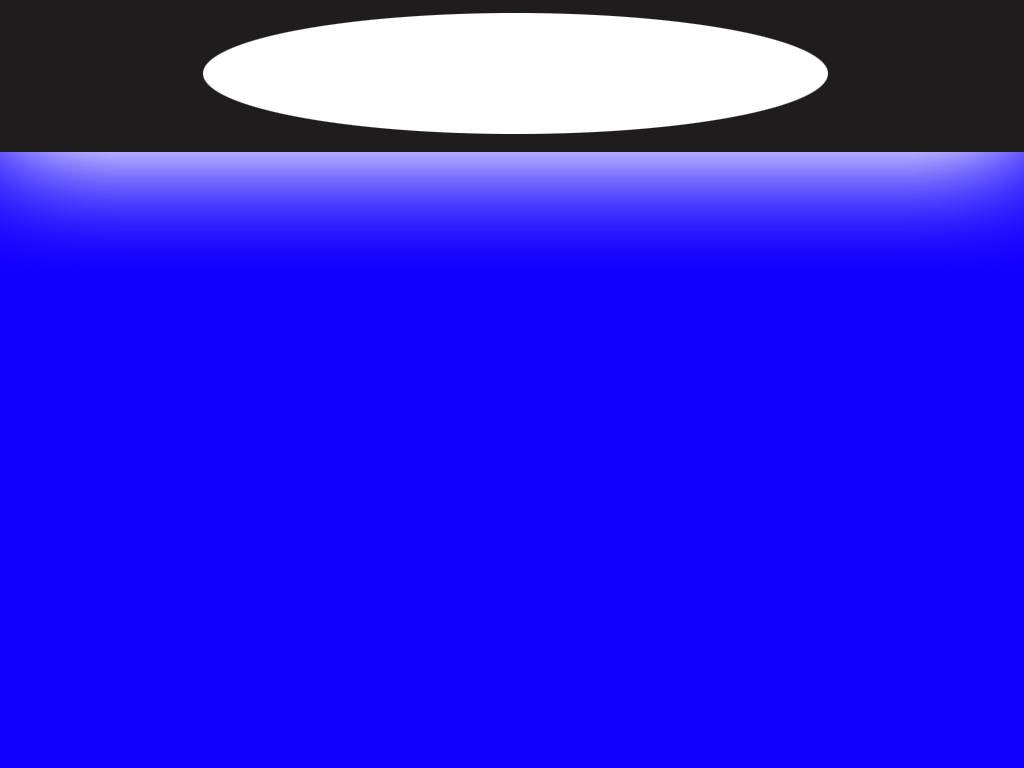
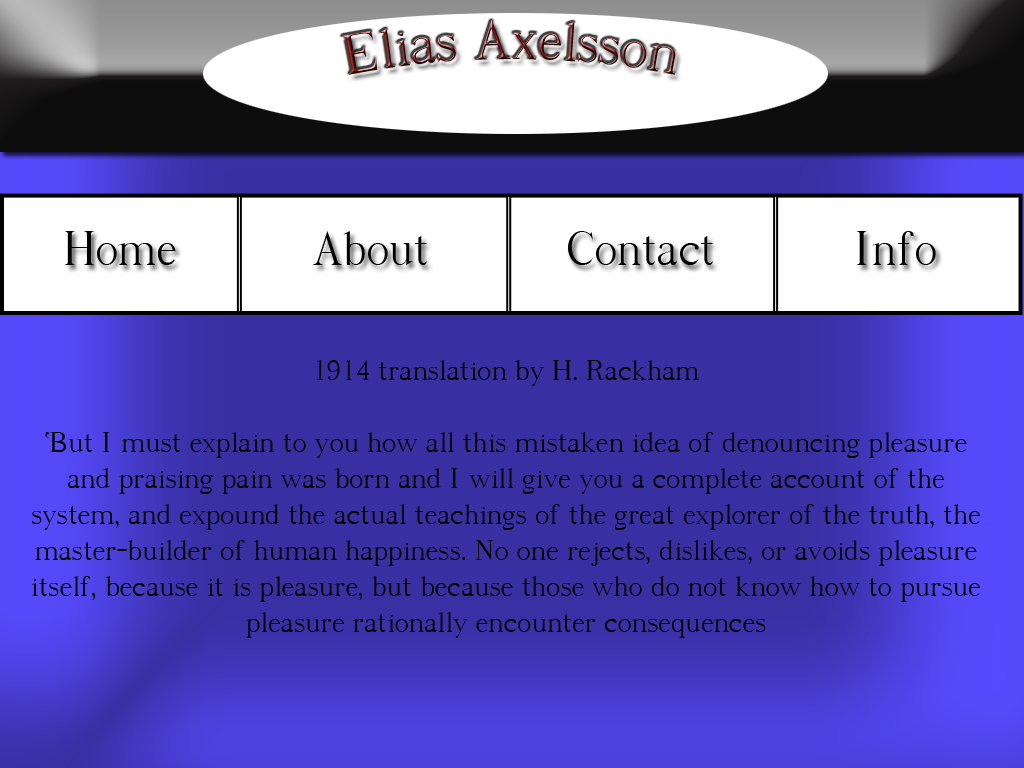
Layers edited between the first and the second (1024, 768) image:
added layer "Info" above "Contact" over 856, 231, 936, 265
added layer "Contact" above "About" over 568, 231, 713, 265
added layer "About" above "Home" over 313, 231, 427, 265
added layer "Home" above "Shape 4" over 65, 231, 176, 265
added layer "Shape 4" above "Shape 3" over 775, 197, 777, 311
added layer "Shape 3" above "Shape 2" over 508, 197, 510, 311
added layer "Shape 2" above "Shape 1" over 238, 197, 240, 311
added layer "Shape 1" above "Elias Axelsson" over 0, 193, 1023, 315
added layer "Elias Axelsson" above "Layer 2" over 341, 20, 676, 75
added layer "Random text" above "Bakgrund" over 32, 360, 980, 638
renamed "Layer 3" to "Bakgrund", painted on it over 0, 0, 1024, 768
